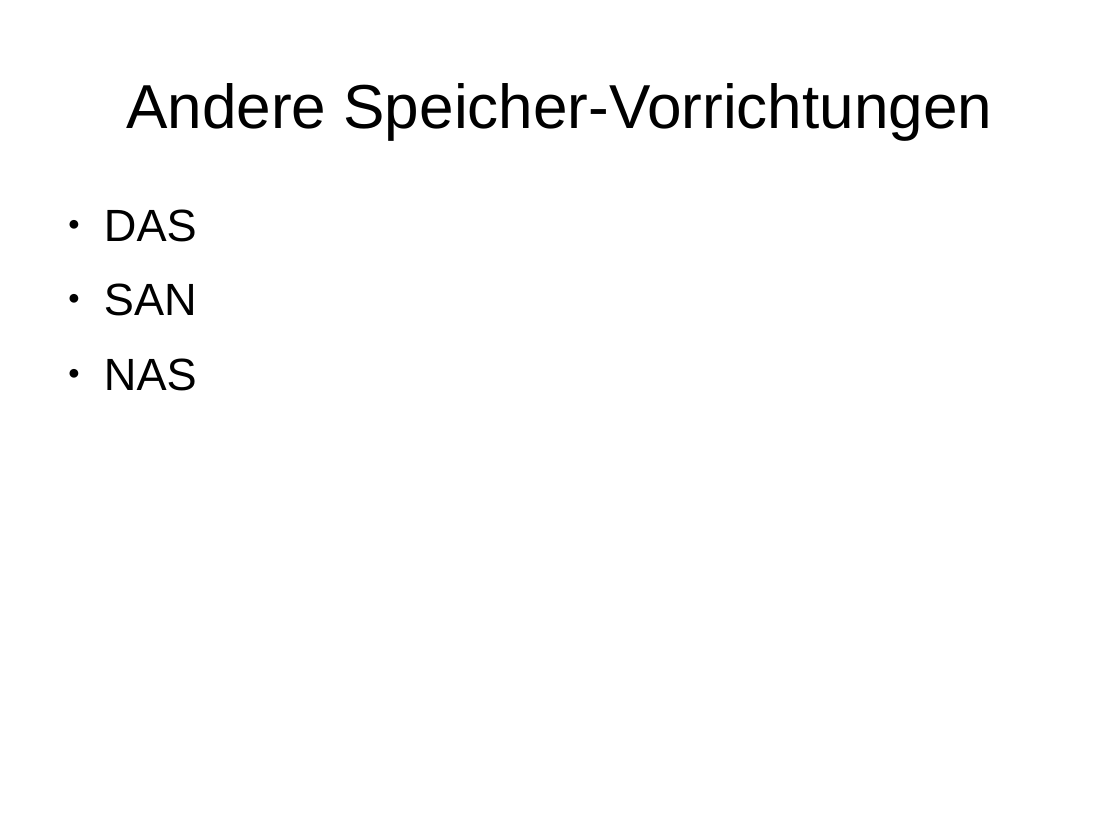
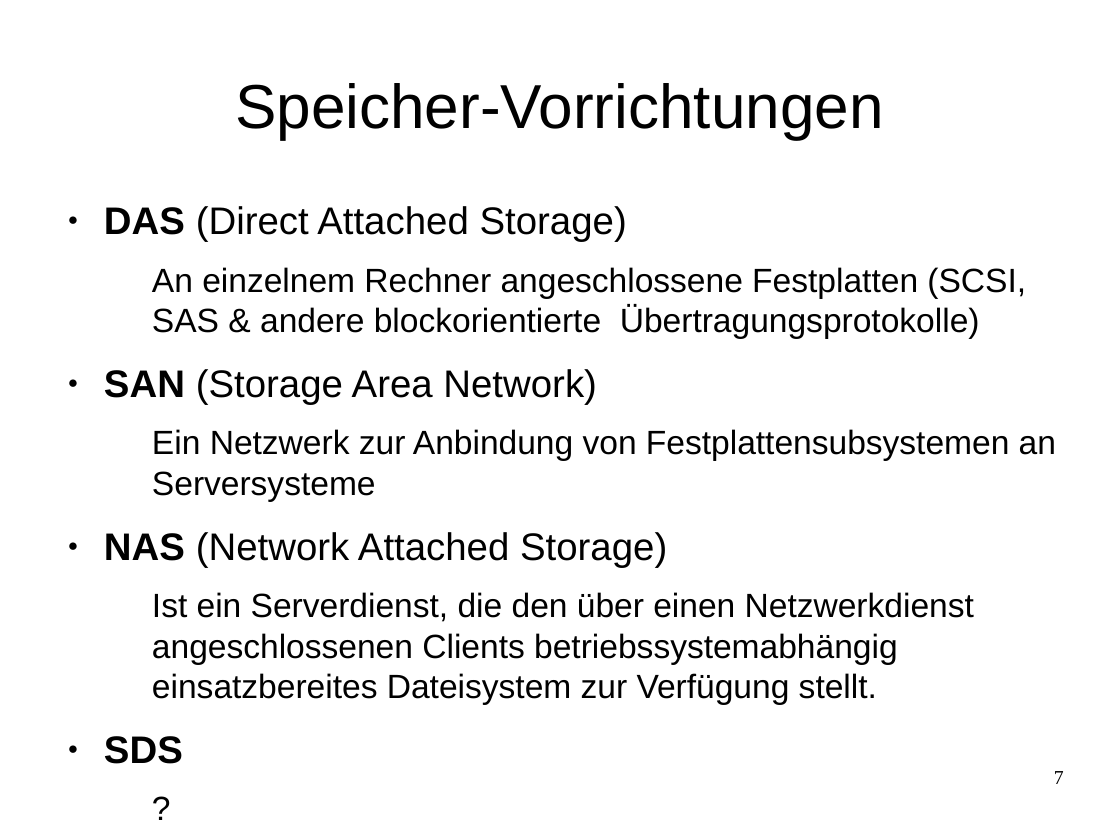
Before and after one commit to celentanos/inora, a slide deck: slide 7 of inora_vortrag.odp. Drawn at 1120x840 pixels with LibreOffice and Linux fonts; fonts in the diff are those of the drawing. Boxes give left, top, right and bottom in pixels: in the first picture for what was removed or moved away, otherwise in the second. Text is boxed around its words. In the diff, an @@ line names an element or a change of style, - is before the commit and + after.

```diff
--- a/inora_vortrag.odp
+++ b/inora_vortrag.odp
@@ title at <box>235,83,884,139</box>: text changed @@
-Andere Speicher-Vorrichtungen
+Speicher-Vorrichtungen
@@ text at <box>104,206,1056,704</box>: text changed; size 32 to 23.8 pt @@
-● DAS
-● SAN
-● NAS
+● DAS (Direct Attached Storage)
+  An einzelnem Rechner angeschlossene Festplatten (SCSI, SAS & andere blockorientierte Übertragungsprotokolle)
+● SAN (Storage Area Network)
+  Ein Netzwerk zur Anbindung von Festplattensubsystemen an Serversysteme
+● NAS (Network Attached Storage)
+  Ist ein Serverdienst, die den über einen Netzwerkdienst angeschlossenen Clients betriebssystemabhängig einsatzbereites Dateisystem zur Verfügung stellt.
+● SDS
+  ?
@@ page number added at <box>1054,771,1064,784</box>, 14 pt, text #000000 @@
+7
```
Also in this commit, not shown: 6 other slides changed, 1 slide added, 10 other files.
